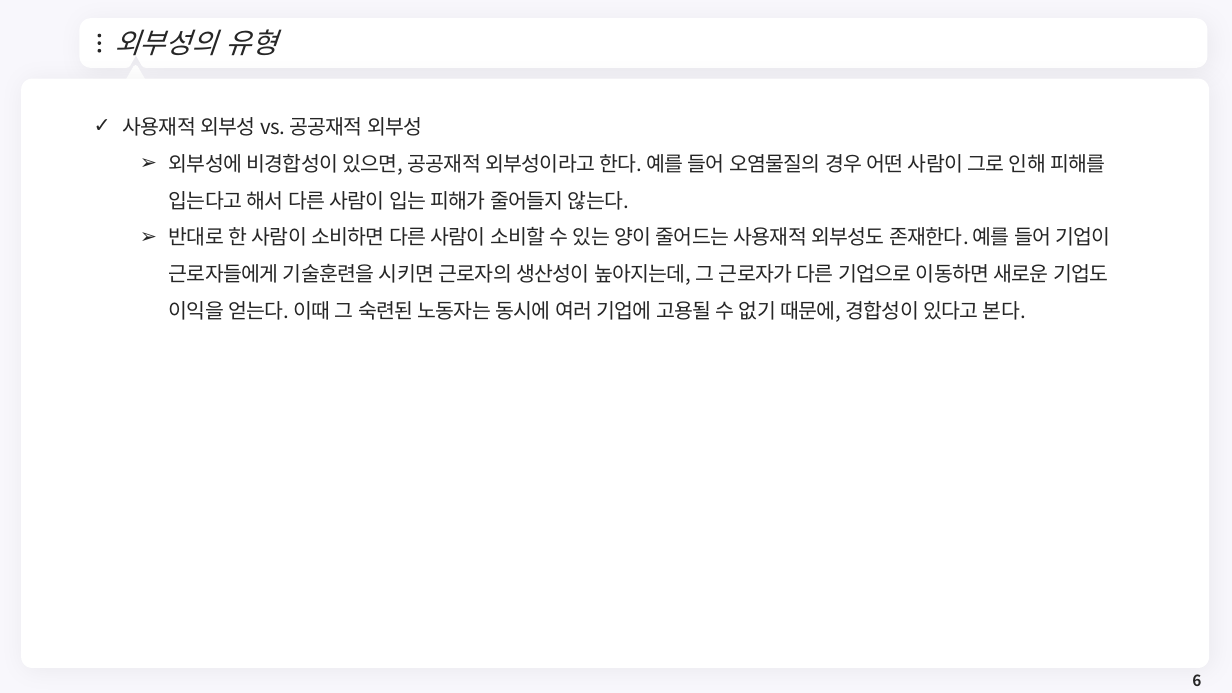
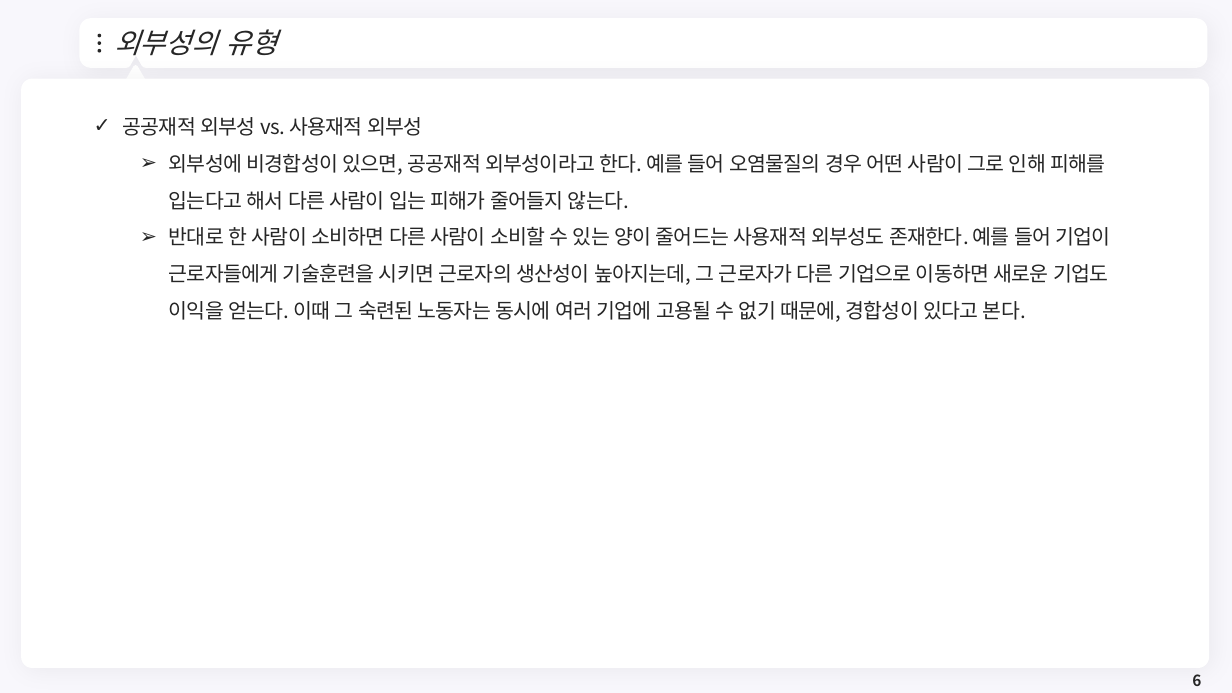
Before and after one commit to meandthey/Teaching, a slide deck: slide 6 of 재정학/01_Lectures/재정학_Chapter_6.pptx. Drawn at 1232x693 pixels with LibreOffice and Linux fonts; fonts in the diff are those of the drawing; background and template pictures are left out. Boxes give left, top, right and bottom in pixels: in the first picture for what was removed or moved away, otherwise in the second. Text is boxed around its words. In the diff, an @@ line names an element or a change of style, - is before the commit and + after.

```diff
--- a/재정학/01_Lectures/재정학_Chapter_6.pptx
+++ b/재정학/01_Lectures/재정학_Chapter_6.pptx
@@ text at box(123, 117, 422, 136): text changed @@
-  ✓ 사용재적 외부성 vs. 공공재적 외부성
+  ✓ 공공재적 외부성 vs. 사용재적 외부성
```
Also in this commit, not shown: 1 other slide changed, 1 other file.
